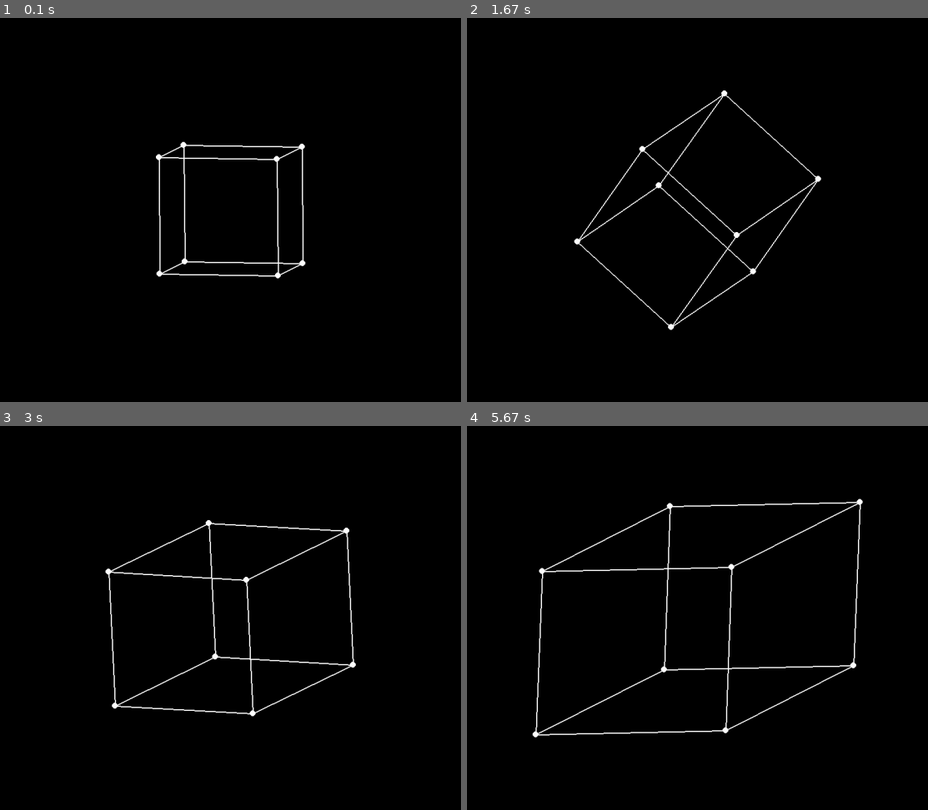
Above: before the commit, frames 1-4 (two rows, left to right).
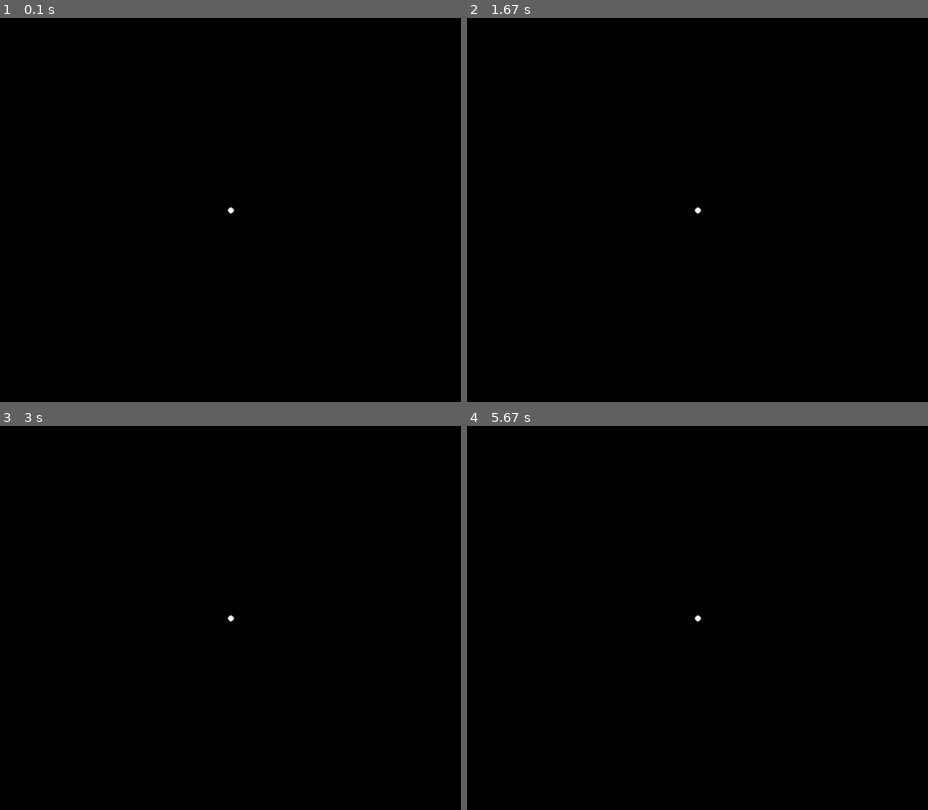
Above: after the commit, the same moments.

Repository: SteakFisher/pyGameEngine
Game: pygame game, started from main.py
Two runs of this game, one before a commit and one after it. Both use one fixed random seed, a clock stepped at 60 frames per second and the inputs below.
Inputs:
- Up to frame 1 (0.1 s): no input
- Up to frame 2 (1.67 s): no input
- Up to frame 3 (3 s): no input
- Up to frame 4 (5.67 s): no input

The runs differ from the first frame. In frame 1, 1.2% of the frame differs, in the area x 33-67%, y 32-68%; in frame 2, 1.4%; in frame 3, 1.7%; in frame 4, 2.1%, in the area x 14-86%, y 18-82%.

Commit message:
Fixed problem of offset rotating around the origin

Diff:
--- a/classes/Camera.py
+++ b/classes/Camera.py
@@ -2,7 +2,7 @@
 
 
 class Camera:
-    def __init__(self, pos: Position = dict(x=0, y=0, z=0), rot: Rotation = dict(x=1, y=0, z=0)) -> None:
+    def __init__(self, pos: Position = dict(x=0, y=0, z=0), rot: Rotation = dict(x=0, y=0, z=-1)) -> None:
         self.pos: Position = pos
         self.rot: Rotation = rot
 
--- a/classes/Cube.py
+++ b/classes/Cube.py
@@ -3,13 +3,14 @@
 import pygame
 from pygame import Color
 
+from utils.constants import getRotationMatrix, getScalingMatrix, getTranslationMatrix
 from utils.types import Position, Rotation, ScalingFactor
 from utils.config import getConfig
 import numpy as np
 
 
 class Cube:
-    def __init__(self, env: List, pos: Position = dict(x=0, y=0, z=0,w=1), size: float = 1) -> None:
+    def __init__(self, env: List, pos: Position = dict(x=0, y=0, z=0), size: float = 1) -> None:
         env.append(self)
         pos['w'] = 1
         self.pos = pos
@@ -52,26 +53,17 @@
         return f"{self.vertices}"
 
     def rotate(self, angle: Rotation) -> None:
-        xRotationMatrix = np.array([
-            [1, 0, 0, 0],
-            [0, np.cos(np.deg2rad(angle['x'])), -np.sin(np.deg2rad(angle['x'])), 0],
-            [0, np.sin(np.deg2rad(angle['x'])), np.cos(np.deg2rad(angle['x'])), 0],
-            [0, 0, 0, 1]
-        ])
+        prevPos = self.pos
 
-        yRotationMatrix = np.array([
-            [np.cos(np.deg2rad(angle['y'])), 0, np.sin(np.deg2rad(angle['y'])), 0],
-            [0, 1, 0, 0],
-            [-np.sin(np.deg2rad(angle['y'])), 0, np.cos(np.deg2rad(angle['y'])), 0],
-            [0, 0, 0, 1]
-        ])
+        self.translate({"x": -prevPos['x'], "y": -prevPos['y'], "z": 0, "w": -prevPos['z']})
 
-        zRotationMatrix = np.array([
-            [np.cos(np.deg2rad(angle['z'])), -np.sin(np.deg2rad(angle['z'])), 0, 0],
-            [np.sin(np.deg2rad(angle['z'])), np.cos(np.deg2rad(angle['z'])), 0, 0],
-            [0, 0, 1, 0],
-            [0, 0, 0, 1]
-        ])
+        print(self.pos)
+
+        xRotationMatrix = np.array(getRotationMatrix(angle, 'x'))
+
+        yRotationMatrix = np.array(getRotationMatrix(angle, 'y'))
+
+        zRotationMatrix = np.array(getRotationMatrix(angle, 'z'))
 
         rotated = []
 
@@ -84,13 +76,11 @@
 
         self.vertices = np.array(rotated)
 
+        self.translate(prevPos)
+
+
     def scale(self, factor: ScalingFactor):
-        scalingMatrix = np.array([
-            [factor['x'], 0, 0, 0],
-            [0, factor['y'], 0, 0],
-            [0, 0, factor['z'], 0],
-            [0, 0, 0, 1]
-        ])
+        scalingMatrix = np.array(getScalingMatrix(factor))
 
         scaled = []
 
@@ -101,10 +91,24 @@
 
         self.vertices = np.array(scaled)
 
+    def translate(self, translation: Position) -> None:
+        translationMatrix = np.array(getTranslationMatrix(translation))
+
+        translated = []
+
+        for vertex in self.vertices:
+            translatedVertex = np.matmul(translationMatrix, vertex)
+
+            translated.append(translatedVertex)
+
+        self.vertices = np.array(translated)
+
     def orthographic_project(self):
         projectionMatrix = np.array([
             [1, 0, 0, 0],
-            [0, 1, 0, 0]
+            [0, 1, 0, 0],
+            [0, 0, 0, 0],
+            [0, 0, 0, 1]
         ])
 
         projected = []
@@ -121,6 +125,8 @@
 
         points = []
 
+        pygame.draw.circle(screen, Color(255, 255, 255),(screen.get_width()/2, screen.get_height()/2), 5)
+
         for vertex in projected:
             pygame.draw.circle(screen, Color(255, 255, 255),
                                (
--- a/main.py
+++ b/main.py
@@ -1,7 +1,6 @@
 from typing import List
 
 import pygame
-from pygame import Color
 
 from classes.Cube import Cube
 from classes.Camera import Camera
@@ -20,7 +19,7 @@
 mainCamera: Camera = Camera()
 
 environment: List[Cube] = []
-cube1: Cube = Cube(environment, {'x': 0, 'y': 0, 'z': 0, 'w': 1})
+cube1: Cube = Cube(environment, {'x': 3, 'y': 0, 'z': 0})
 
 while running:
     for event in pygame.event.get():
@@ -29,9 +28,10 @@
 
     screen.fill("black")
 
-    cube1.rotate({'x': 1, 'y': 2, 'z': 0})
-
-    cube1.scale({'x': 1.005, 'y': 1, 'z': 1})
+    cube1.translate({'x': cube1.pos['x'] + 0.000, 'y': cube1.pos['y'] + 0.000, 'z': cube1.pos['z'] + 0.000})
+    cube1.translate({"x": 0.001, "y": 0, "z": 0})
+    cube1.scale({'x': 1, 'y': 1, 'z': 1})
+    cube1.rotate({'x': 1, 'y': 2, 'z': 1})
 
     for item in environment:
         item.draw(screen)
--- /dev/null
+++ b/utils/constants.py
@@ -0,0 +1,47 @@
+import numpy as np
+
+from utils.types import Rotation, ScalingFactor, Position
+
+
+def getRotationMatrix(angle: Rotation, a):
+    if a == 'x':
+        return [
+            [1, 0, 0, 0],
+            [0, np.cos(np.deg2rad(angle['x'])), -np.sin(np.deg2rad(angle['x'])), 0],
+            [0, np.sin(np.deg2rad(angle['x'])), np.cos(np.deg2rad(angle['x'])), 0],
+            [0, 0, 0, 1]
+        ]
+
+    elif a == 'y':
+        return [
+            [np.cos(np.deg2rad(angle['y'])), 0, np.sin(np.deg2rad(angle['y'])), 0],
+            [0, 1, 0, 0],
+            [-np.sin(np.deg2rad(angle['y'])), 0, np.cos(np.deg2rad(angle['y'])), 0],
+            [0, 0, 0, 1]
+        ]
+
+    elif a == 'z':
+        return [
+            [np.cos(np.deg2rad(angle['z'])), -np.sin(np.deg2rad(angle['z'])), 0, 0],
+            [np.sin(np.deg2rad(angle['z'])), np.cos(np.deg2rad(angle['z'])), 0, 0],
+            [0, 0, 1, 0],
+            [0, 0, 0, 1]
+        ]
+
+
+def getScalingMatrix(factor: ScalingFactor):
+    return [
+        [factor['x'], 0, 0, 0],
+        [0, factor['y'], 0, 0],
+        [0, 0, factor['z'], 0],
+        [0, 0, 0, 1]
+    ]
+
+
+def getTranslationMatrix(pos: Position):
+    return [
+        [1, 0, 0, pos['x']],
+        [0, 1, 0, pos['y']],
+        [0, 0, 1, pos['z']],
+        [0, 0, 0, 1]
+    ]
